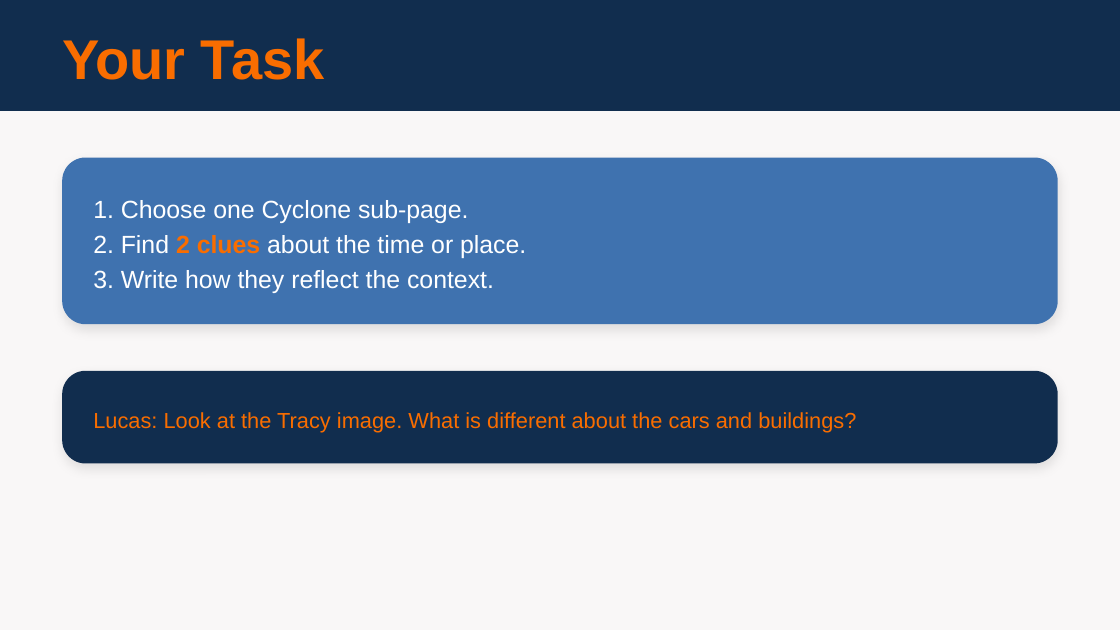
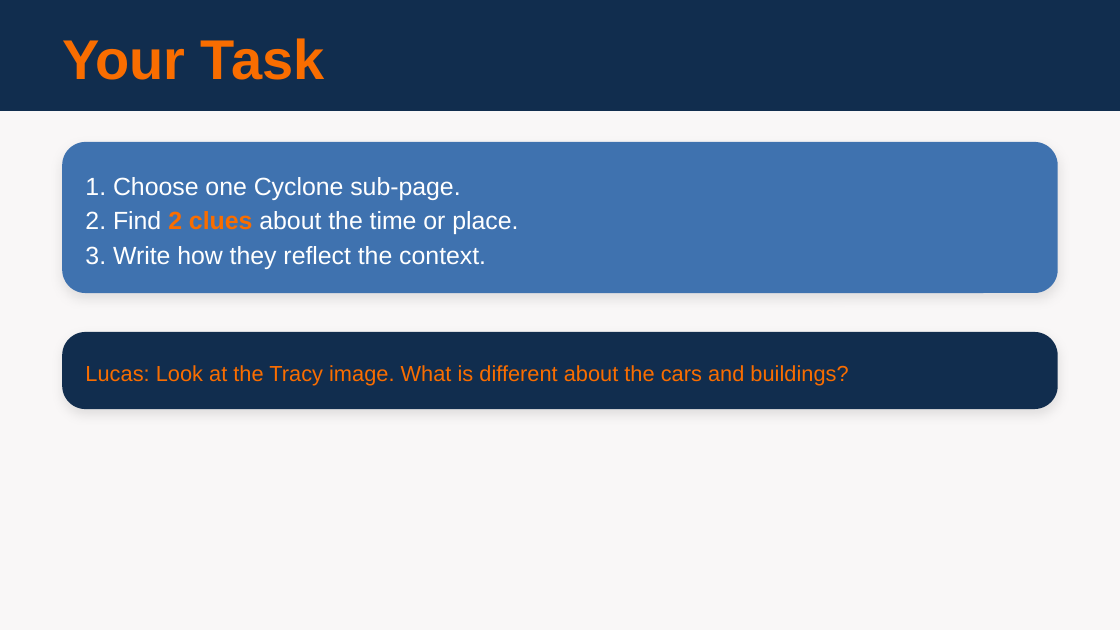
Before and after one commit to dsuth10/Joshua, a slide deck: slide 7 of Units/English/English_Unit_2/Lesson_Plans/Lesson_04/Lesson_04_Slides.pptx. Drawn at 1120x630 pixels with LibreOffice and Linux fonts; fonts in the diff are those of the drawing. Boxes give left, top, right and bottom in pixels: in the first picture for what was removed or moved away, otherwise in the second. Text is boxed around its words. In the diff, an @@ line names an element or a change of style, - is before the commit and + after.

```diff
--- a/Units/English/English_Unit_2/Lesson_Plans/Lesson_04/Lesson_04_Slides.pptx
+++ b/Units/English/English_Unit_2/Lesson_Plans/Lesson_04/Lesson_04_Slides.pptx
@@ rounded rectangle: place and size @@
-rounded rectangle at (63, 158, 1058, 325)
+rounded rectangle at (63, 142, 1058, 293)
@@ rounded rectangle at (63, 142, 1058, 293): proportions changed @@
@@ text "1. Choose one Cyclone sub-page.": place and size @@
-text "1. Choose one Cyclone sub-page." at (93, 200, 468, 223)
+text "1. Choose one Cyclone sub-page." at (85, 177, 460, 200)
@@ text "2. Find 2 clues about ...": place and size @@
-text "2. Find 2 clues about ..." at (93, 235, 526, 258)
+text "2. Find 2 clues about ..." at (85, 211, 518, 234)
@@ text "3. Write how they reflect ...": place and size @@
-text "3. Write how they reflect ..." at (93, 270, 494, 293)
+text "3. Write how they reflect ..." at (85, 246, 486, 269)
@@ rounded rectangle at (63, 332, 1058, 409): proportions changed @@
@@ rounded rectangle: place and size @@
-rounded rectangle at (63, 371, 1058, 464)
+rounded rectangle at (63, 332, 1058, 409)
@@ text "Lucas: Look at the Tracy ...": place and size @@
-text "Lucas: Look at the Tracy ..." at (93, 412, 856, 432)
+text "Lucas: Look at the Tracy ..." at (85, 365, 848, 386)
```
Also in this commit, not shown: 6 other slides changed, 37 other files.
